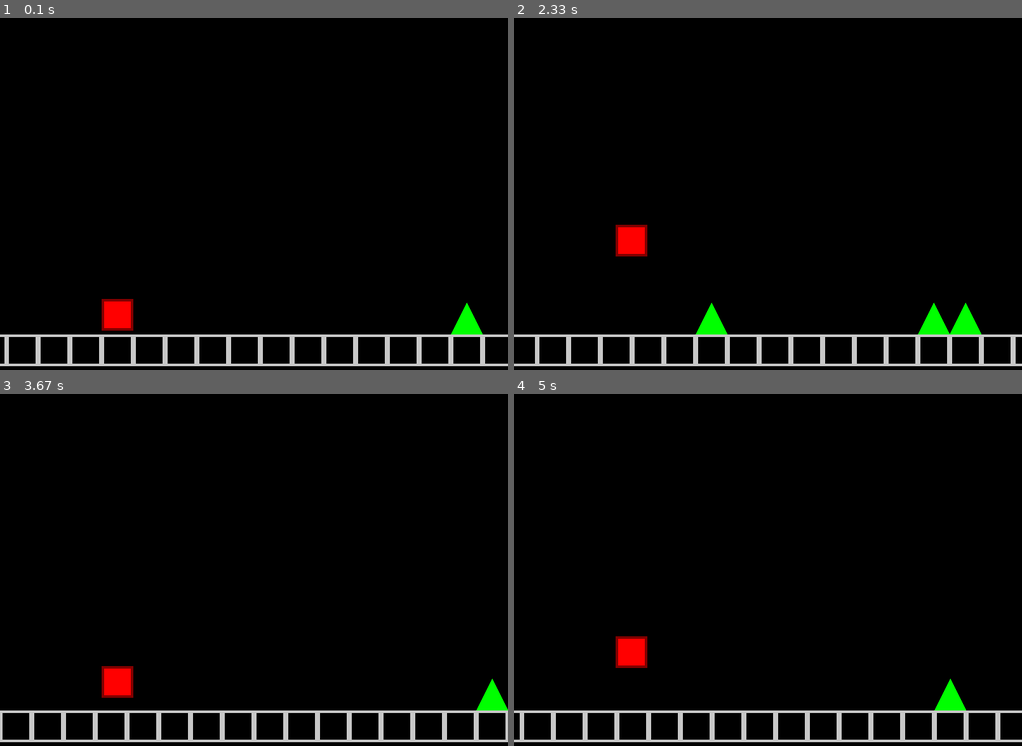
Above: before the commit, frames 1-4 (two rows, left to right).
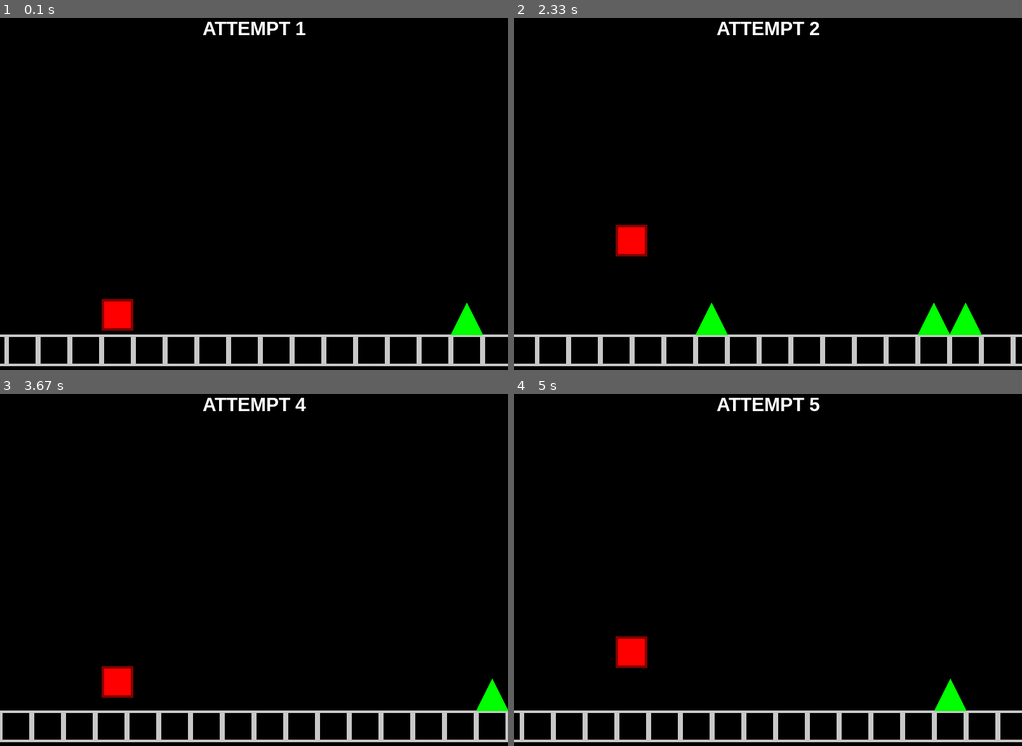
Above: after the commit, the same moments.

Repository: enzogyoshi/pygame_geometrydash
Game: pygame game, started from main.py
The game is run twice, just before and just after one commit, with the same random seed, the same clock (stepped at 60 frames per second) and the same inputs.
Inputs:
- Up to frame 1 (0.1 s): no input
- Up to frame 2 (2.33 s): hold Up 0.33-0.8 s; hold Up 0.83-1.2 s; hold Up 1.23-1.53 s; hold Up 1.97-2.27 s; hold Up from 2.3 s (still down)
- Up to frame 3 (3.67 s): release Up at 2.67 s; hold Up 3.03-3.4 s; hold Up from 3.43 s (still down)
- Up to frame 4 (5 s): release Up at 3.73 s; hold Up 3.77-4.13 s; hold Up 4.17-4.47 s; tap Space at 4.23, 4.57, 4.97 s; hold Up 4.5-4.87 s; hold Up from 4.9 s (still down)

The runs differ from the first frame. In frame 1, 0.4% of the frame differs, in the area x 40-96%, y 1-91%; in frame 2, 0.4%, in the area x 35-93%, y 1-91%; in frame 3, 0.4%; in frame 4, 0.4%.

Commit message:
added attempts, added ending

Diff:
--- a/game.py
+++ b/game.py
@@ -5,35 +5,34 @@
 
 class Game:
 
-
-
     def __init__(self, level):
         self.player = Player()
         self.tiles = []
         self.spikes = []
 
         self.camera_speed = pygame.Vector2(480, 0)
-
         self.level = level
+        self.level_width = 0
         self.import_level()
 
+
+
     def import_level(self):
-        with open('pygame_geometrydash/levels/' + self.level + '.txt') as f:
+        with open('levels/' + self.level + '.txt') as f:
             lines = f.readlines()
             for y, line in enumerate(lines):
-                for x, tile_type in enumerate(line.replace(",", "")):
+                tile_list = line.strip().split(',')
+                self.level_width = max(self.level_width, len(tile_list) * Tile.width)
+
+                for x, tile_type in enumerate(tile_list):
                     if tile_type == "1":
                         self.tiles.append(Tile((x * Tile.width, y * Tile.height)))
                     elif tile_type == "2":
                         self.tiles.append(HalfTile((x * Tile.width, y * Tile.height)))
                     elif tile_type == "3":
-                        self.tiles.append(Spike((x * Tile.width, y * Tile.height), 0))
-
-
-
+                        self.spikes.append(Spike((x * Tile.width, y * Tile.height), 0))
 
     def update(self, delta):
-
         for event in pygame.event.get():
             if event.type == pygame.QUIT:
                 return COMMAND_QUIT
@@ -48,6 +47,9 @@
         for spike in self.spikes:
             spike.update(delta, self.camera_speed.x)
 
+        if len(self.tiles) > 0 and self.tiles[-1].position.x < self.player.position.x - 200:
+            return COMMAND_WIN
+
     def draw(self, delta):
         screen.fill((0, 0, 0))
         self.player.draw(screen)
--- a/main.py
+++ b/main.py
@@ -1,3 +1,4 @@
+import setup
 from setup import *
 from game import Game
 
@@ -6,6 +7,10 @@
 delta_time = 0
 last_time = pygame.time.get_ticks()
 
+font_hud = pygame.font.SysFont("Arial", 30, bold=True)
+game_over = False
+won = False
+
 is_running = True
 while is_running:
 
@@ -13,14 +18,31 @@
     delta_time = (current_time - last_time) / 1000
     last_time = current_time
 
-    status = scene.update(delta_time)
-    if status == COMMAND_QUIT:
-        is_running = False
 
-    elif status == COMMAND_RESTART:
-        scene = Game("level1")
+    if not won:
+        status = scene.update(delta_time)
 
-    scene.draw(screen)
+        if status == COMMAND_QUIT:
+            is_running = False
+
+        elif status == COMMAND_RESTART:
+            setup.ATTEMPTS += 1
+            scene = Game("level1")
+
+        elif status == COMMAND_WIN:
+            won = True
+
+
+    scene.draw(delta_time)
+
+
+    text_attempts = font_hud.render(f"ATTEMPT {setup.ATTEMPTS}", True, (255, 255, 255))
+    screen.blit(text_attempts, (SCREEN_WIDTH // 2 - text_attempts.get_width() // 2, 50))
+
+
+    if won:
+        text_win = font_hud.render("FASE CONCLUÍDA!", True, (0, 255, 0))
+        screen.blit(text_win, (SCREEN_WIDTH // 2 - text_win.get_width() // 2, SCREEN_HEIGHT // 2))
 
     pygame.display.update()
 
--- a/setup.py
+++ b/setup.py
@@ -10,8 +10,11 @@
 
 COMMAND_QUIT = 0
 COMMAND_RESTART = 1
+COMMAND_WIN = 3
 
 PLAYER_DEAD = 2
+
+ATTEMPTS = 1
 
 pygame.display.set_caption("Jumping Cube")
 
